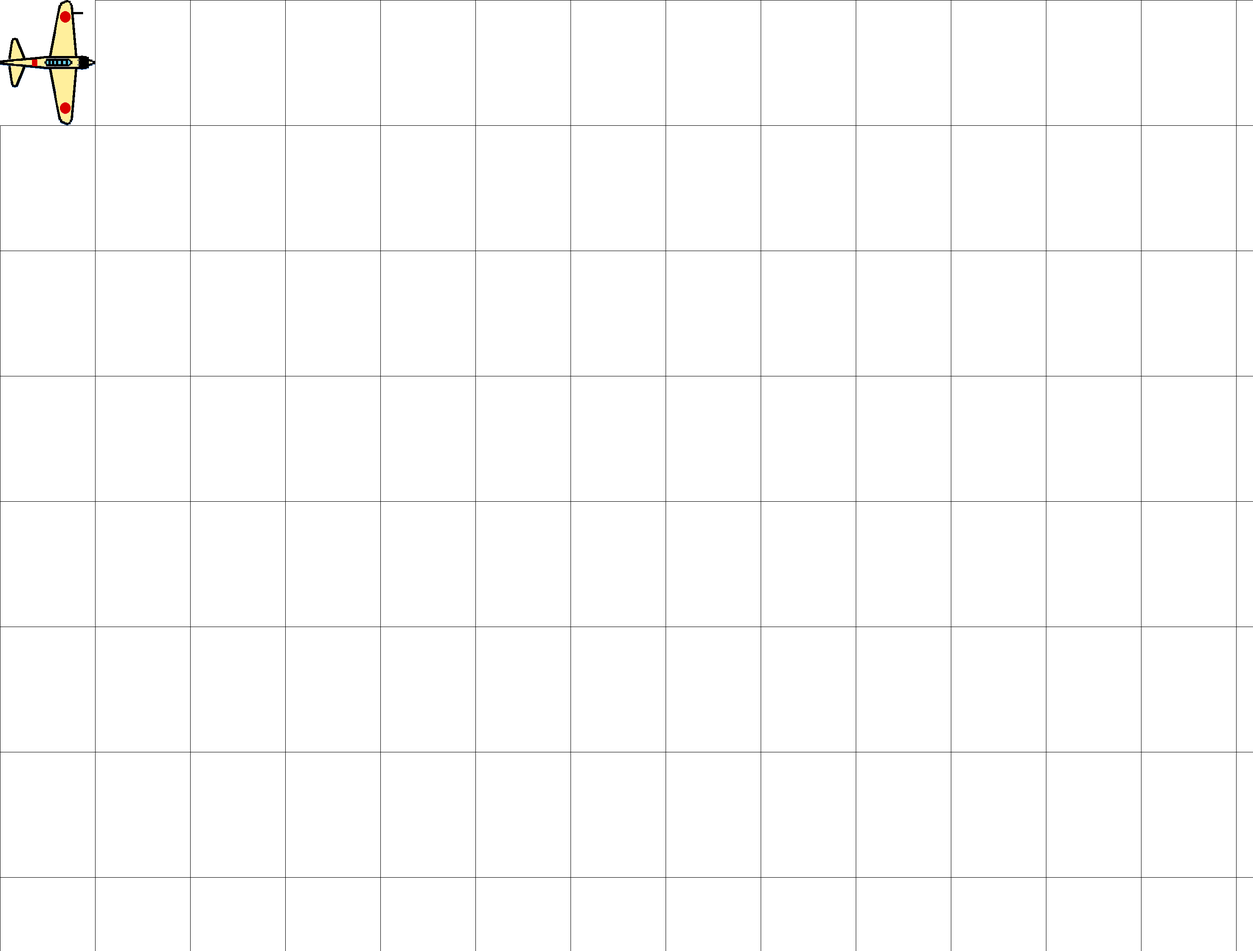
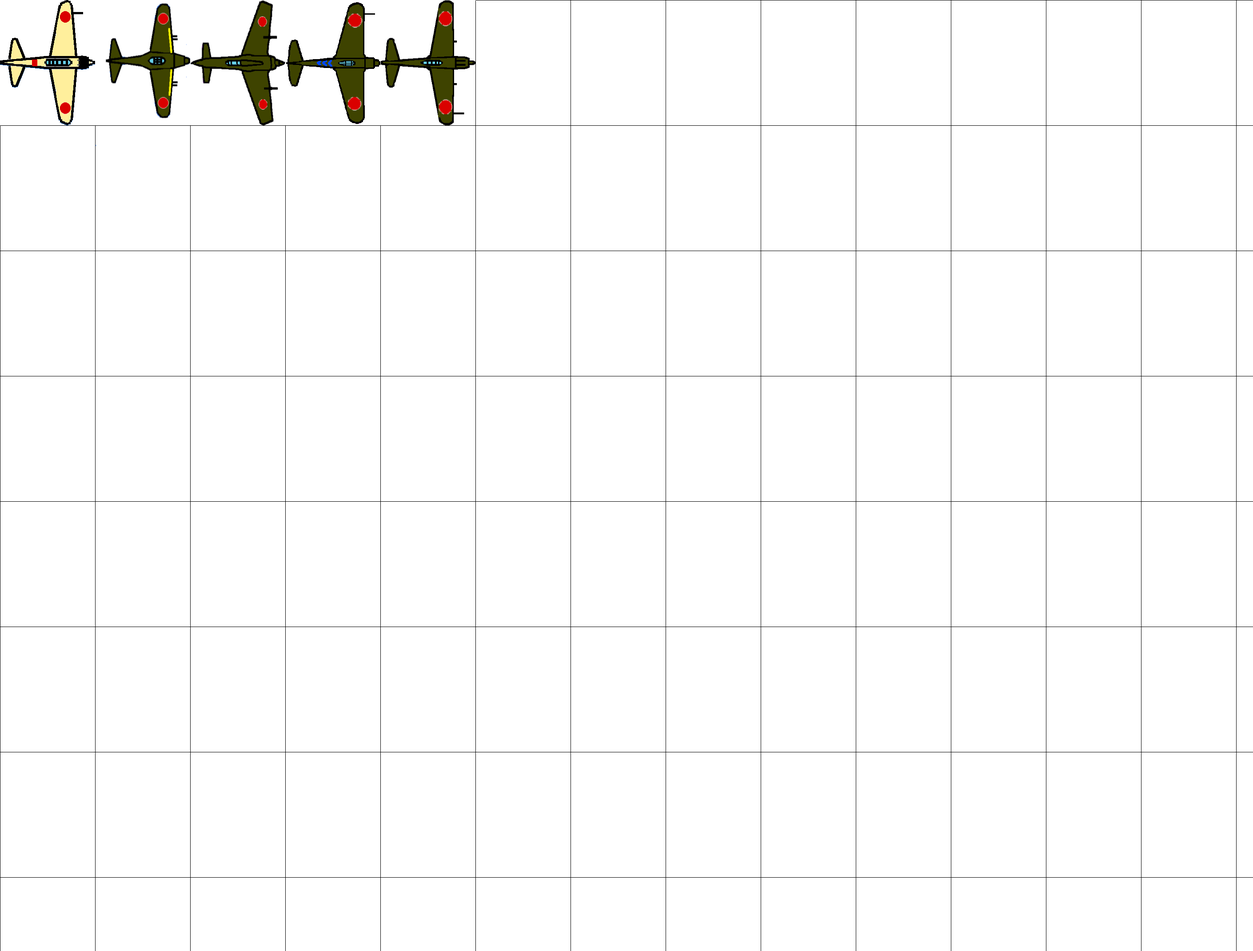
Before/after of a 1253 x 951 layered artwork. What changed in the layer stack:
added layer "playerSprite5.png copy" above "playerSprite4.png copy" over (380, 0, 476, 126)
added layer "playerSprite4.png copy" above "playerSprite3.png copy" over (286, 2, 381, 124)
added layer "playerSprite3.png copy" above "playerSprite2.png copy" over (190, 0, 286, 126)
added layer "playerSprite2.png copy" above "Background" over (95, 3, 191, 147)
painted on "Background" over (94, 0, 476, 126)
